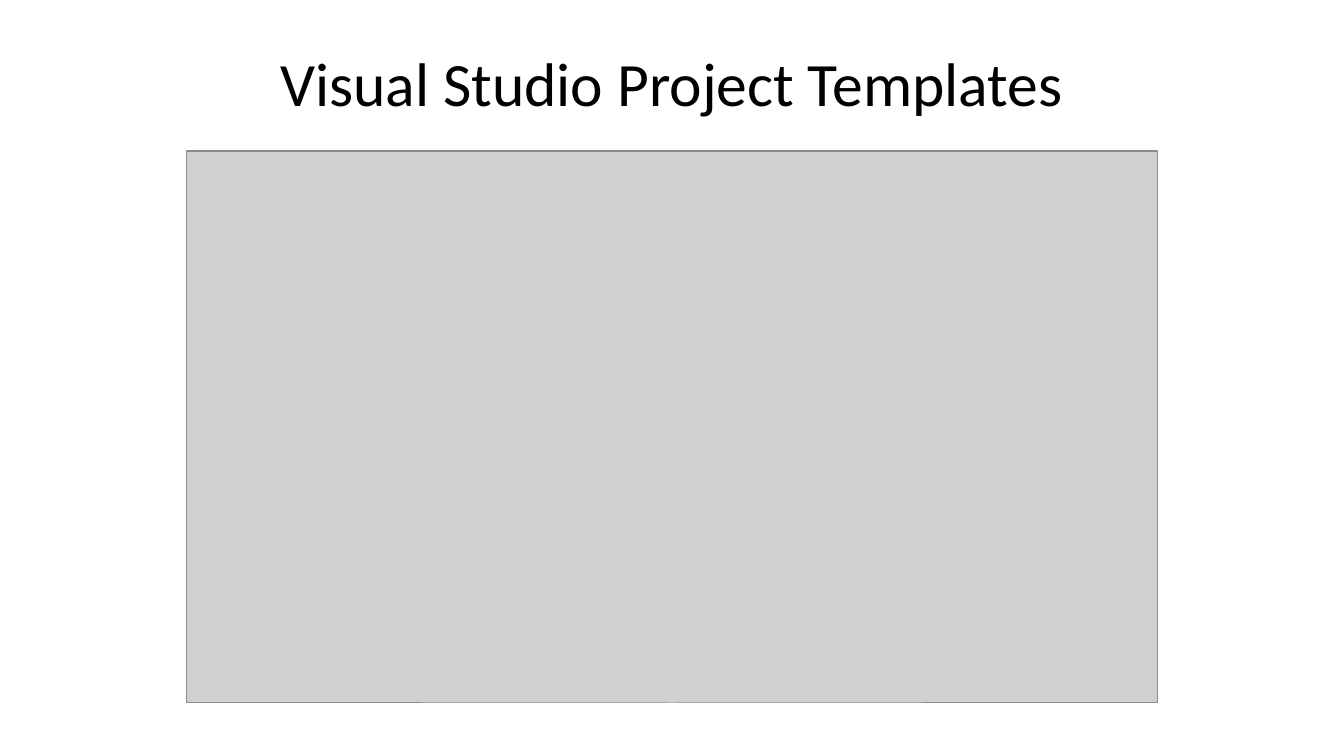
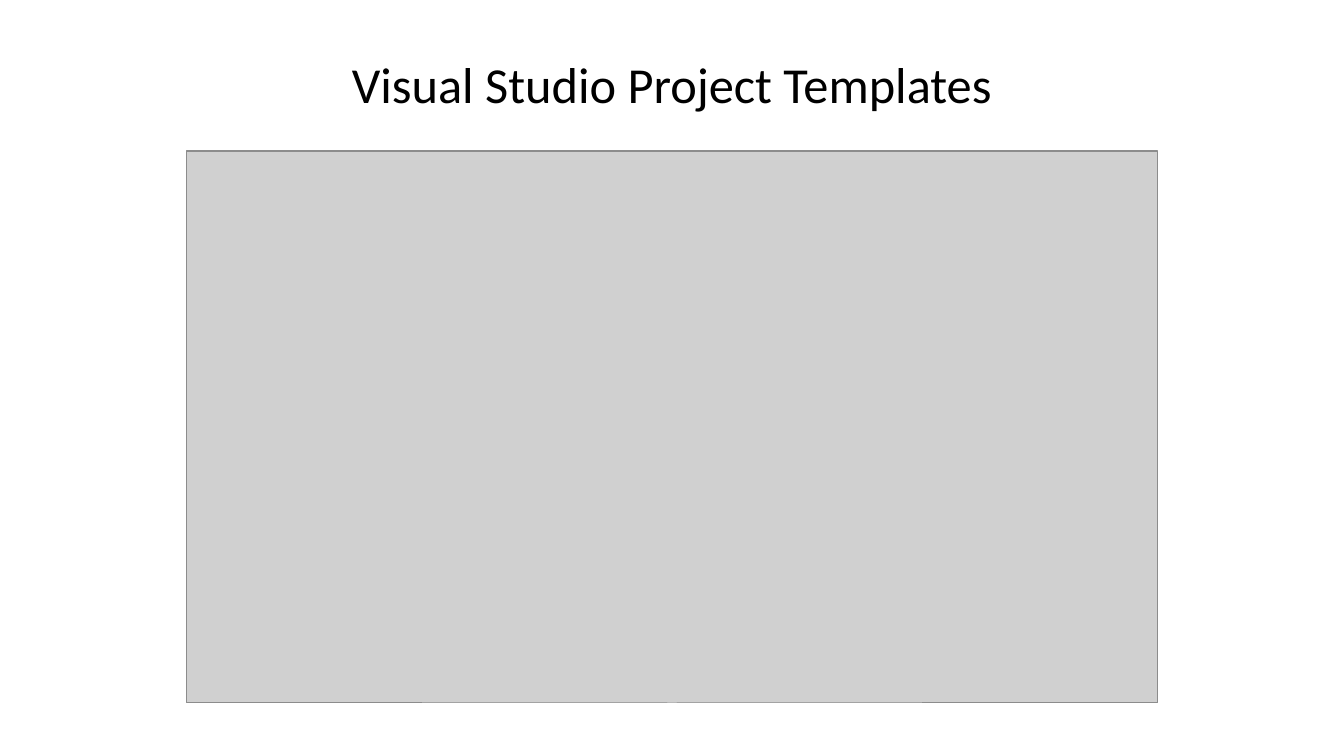
Before and after one commit to DHI/DomainServicesCourse, a slide deck: slide 41 of Presentations/DS-course-1-introduction.pptx. Drawn at 1344x756 pixels with LibreOffice and Linux fonts; fonts in the diff are those of the drawing; grey boxes stand for pictures. Boxes give left, top, right and bottom in pixels: in the first picture for what was removed or moved away, otherwise in the second. Text is boxed around its words. In the diff, an @@ line names an element or a change of style, - is before the commit and + after.

```diff
--- a/Presentations/DS-course-1-introduction.pptx
+++ b/Presentations/DS-course-1-introduction.pptx
@@ title "Visual Studio Project Templates" at (352, 68, 991, 112): size 44 to 36 pt @@
```
Also in this commit, not shown: 8 other slides changed, 1 other file.
